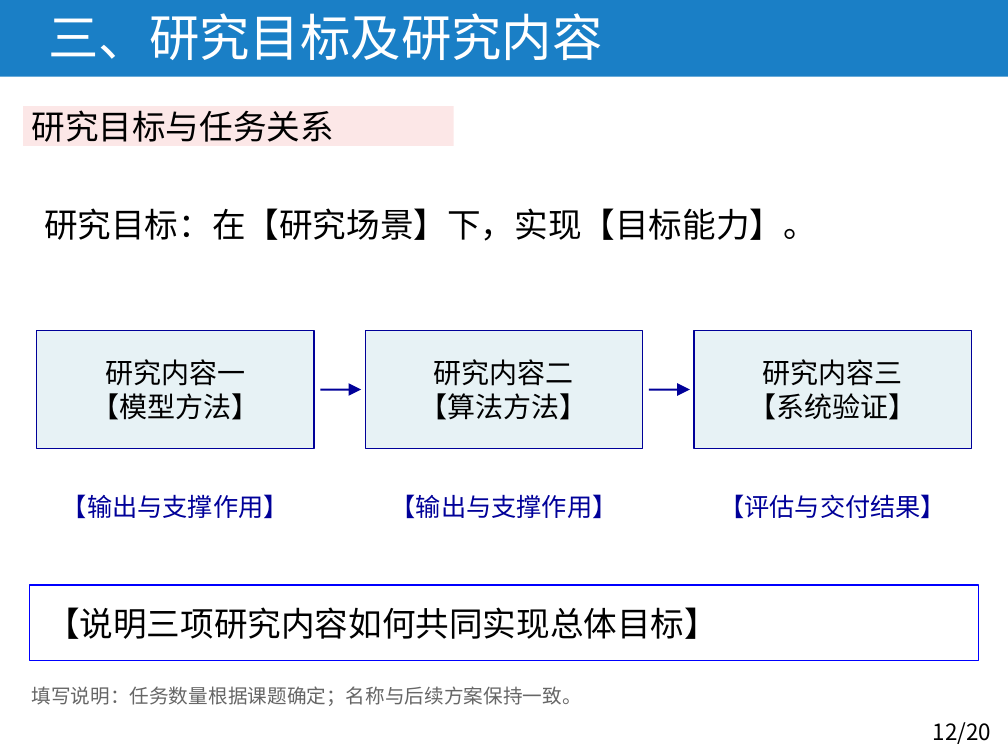
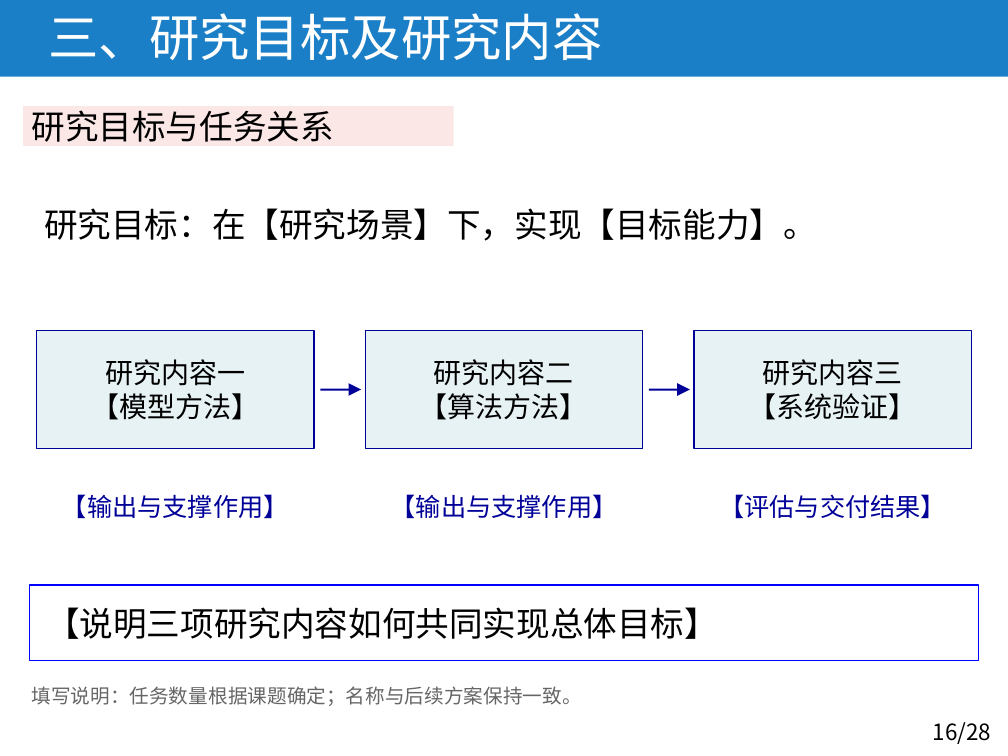
Before and after one commit to Wu-Cyrus/proposal-ppt-skill, a slide deck: slide 16 of assets/proposal-template.pptx (slide 12 before the commit). Drawn at 1008x756 pixels with LibreOffice and Linux fonts; fonts in the diff are those of the drawing. Boxes give left, top, right and bottom in pixels: in the first picture for what was removed or moved away, otherwise in the second. Text is boxed around its words. In the diff, an @@ line names an element or a change of style, - is before the commit and + after.

```diff
--- a/assets/proposal-template.pptx
+++ b/assets/proposal-template.pptx
@@ text at [933, 722, 991, 744]: text changed @@
-12/20
+16/28
```
Also in this commit, not shown: 27 other slides changed, 5 other files.
